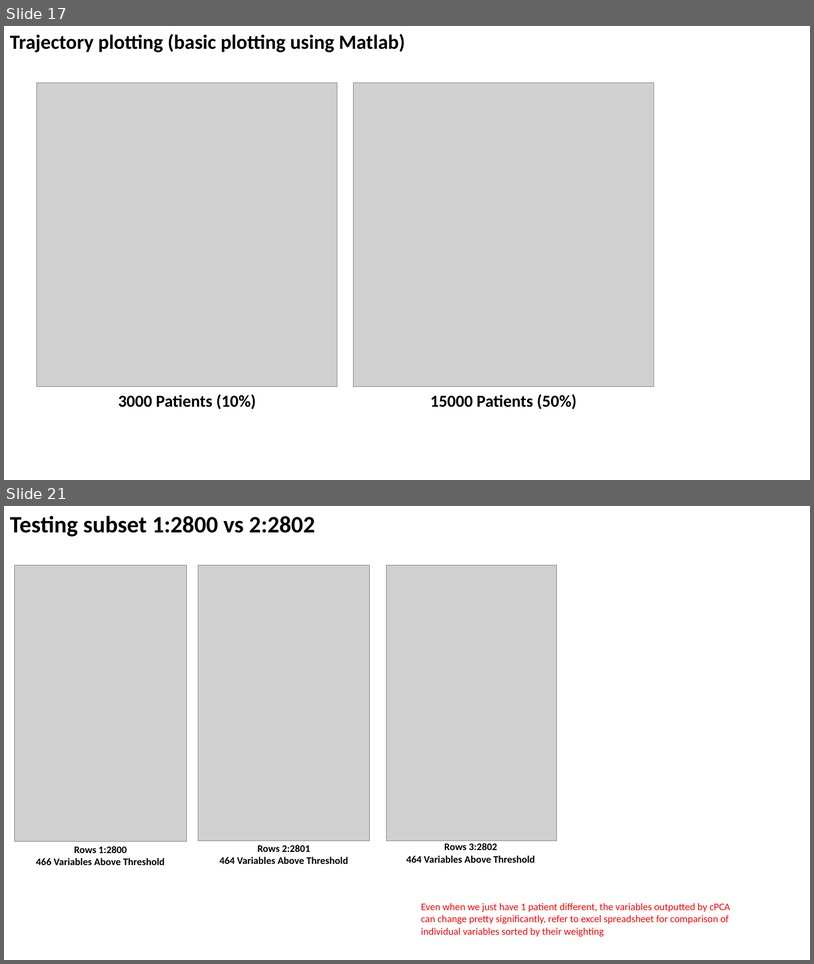
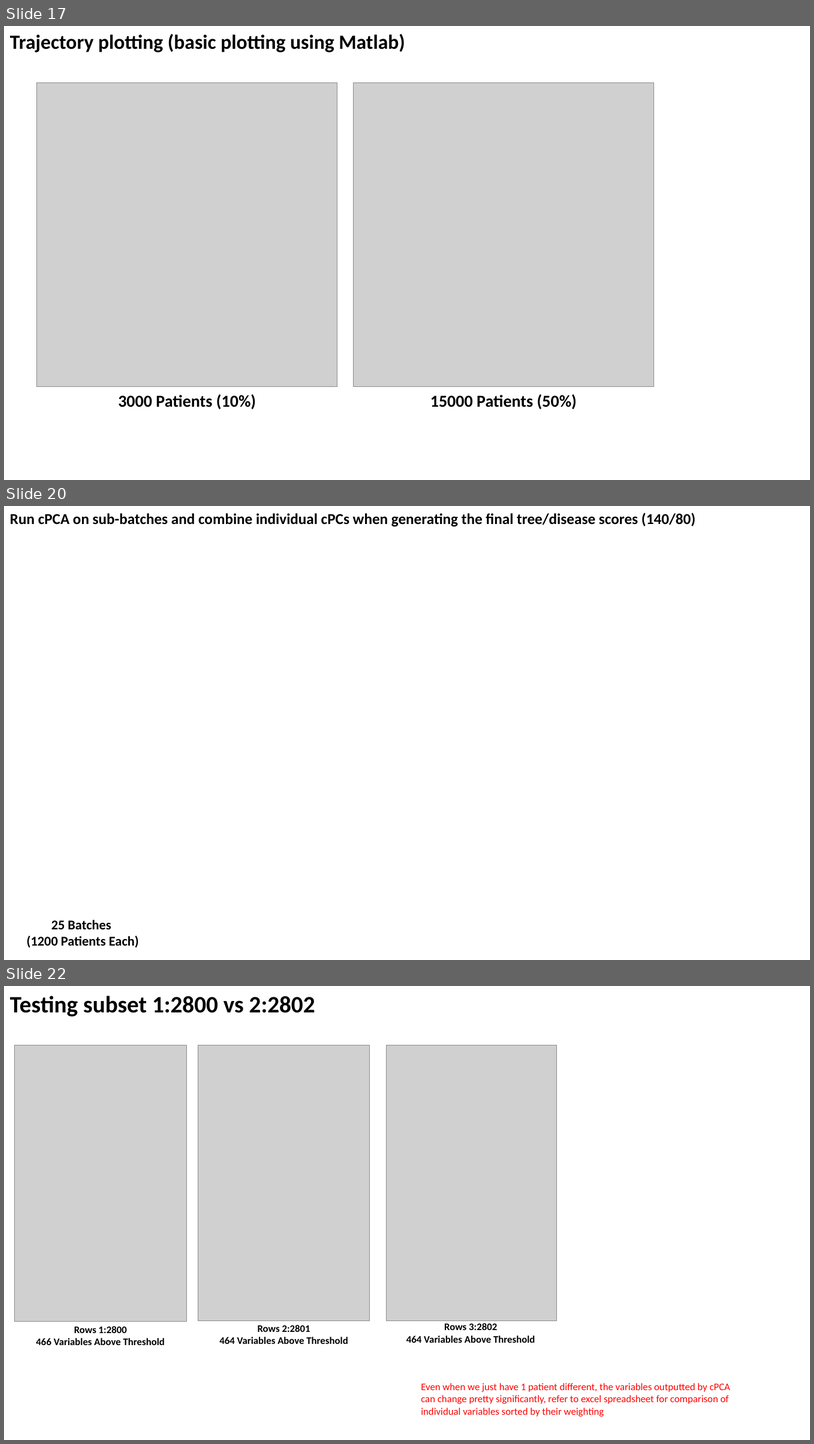
Before and after one commit to zhaohanxiong/OxfordCVM, a slide deck: job_results.pptx. Shown one above the other, each under a label of ours: slides 17 and 21 before the commit, slides 17, 20 and 22 after it; the slides between them are not shown. The pictures are 814x964 and 814x1444 pixels, drawn with LibreOffice and Linux fonts; fonts in the diff are those of the drawing; grey boxes stand for pictures. Boxes give left, top, right and bottom in pixels: in the first picture for what was removed or moved away, otherwise in the second. Text is boxed around its words. In the diff, an @@ line names an element or a change of style, - is before the commit and + after.

```diff
--- a/job_results.pptx
+++ b/job_results.pptx
@@ slide 20 added at <box>4,506,810,960</box>, background #FFFFFF @@
@@ text added at <box>10,513,696,527</box>, 18 pt, text #000000, bold @@
+Run cPCA on sub-batches and combine individual cPCs when generating the final tree/disease scores (140/80)
@@ text added at <box>27,919,139,947</box>, 16 pt, text #000000, bold @@
+25 Batches
+(1200 Patients Each)
@@ what was slide 21 is now slide 22 @@
```
Also in this commit, not shown: 2 slides changed, 1 other slide added, 1 slide removed, 1 other file.
